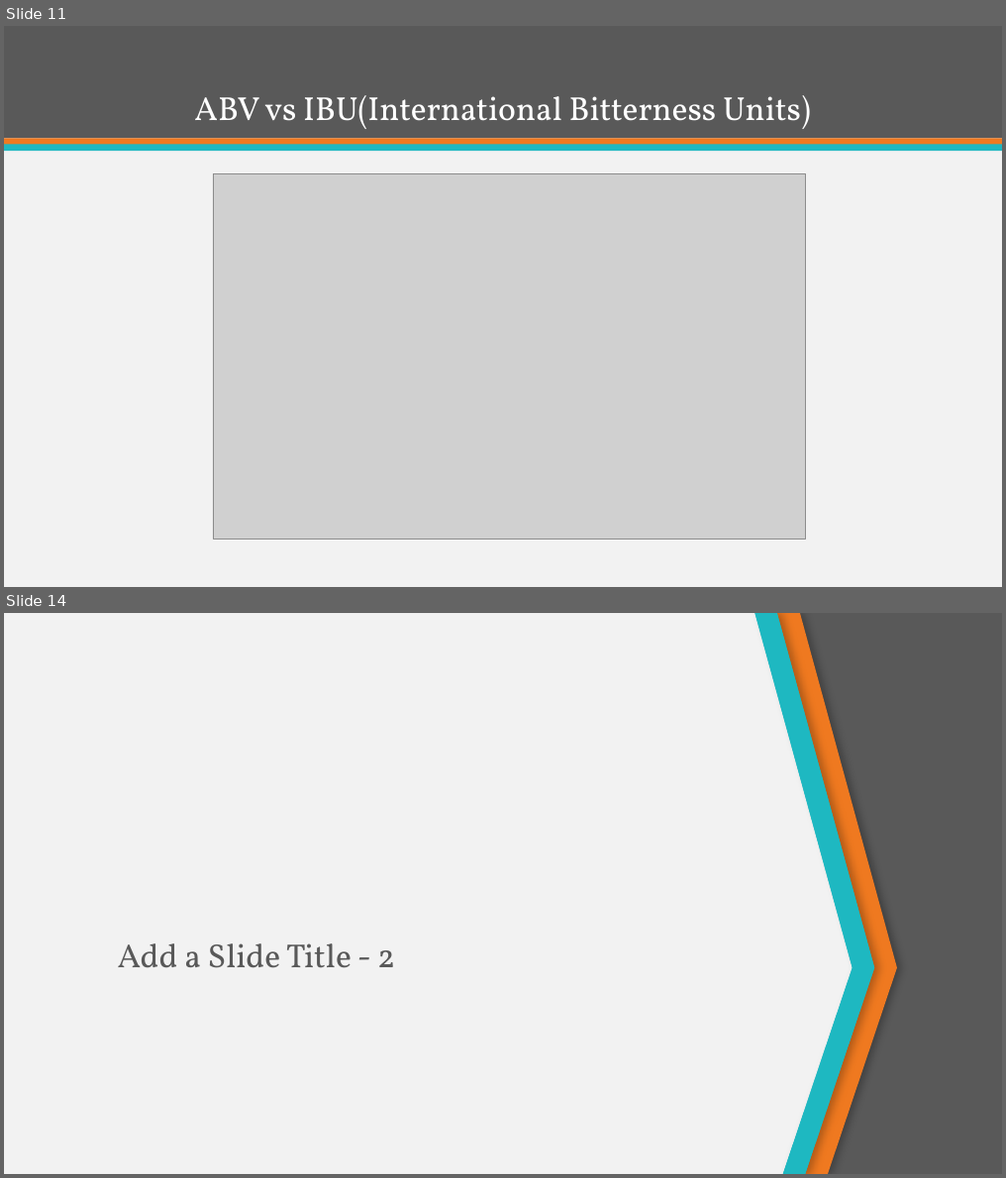
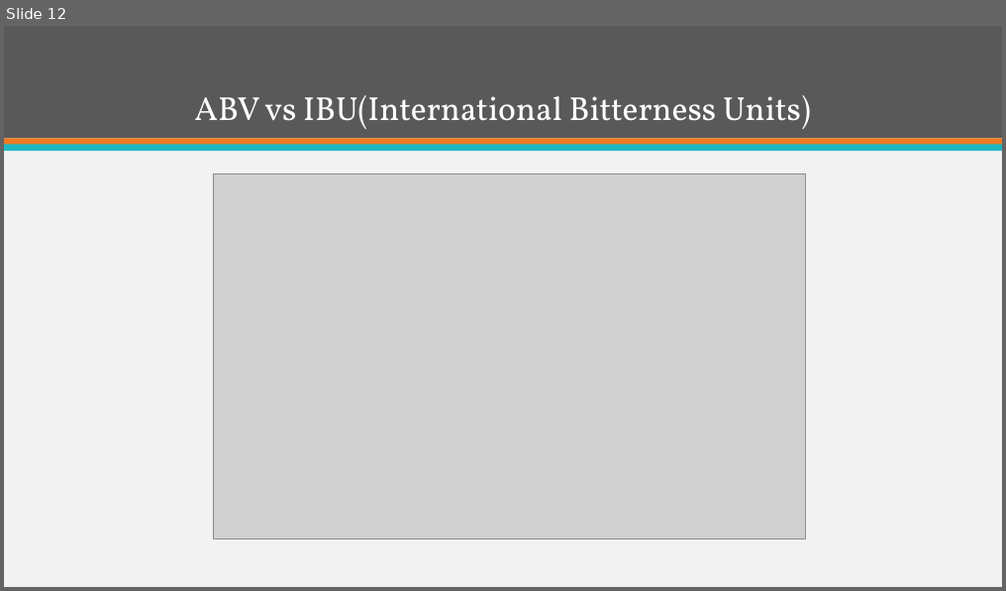
Before and after one commit to ItsGreyedOut/Brewery-Startup, a slide deck: presentation.pptx. Shown one above the other, each under a label of ours: slides 11 and 14 before the commit, slide 12 after it; the slides between them are not shown. The pictures are 1006x1178 and 1006x591 pixels, drawn with LibreOffice and Linux fonts; fonts in the diff are those of the drawing; grey boxes stand for pictures. Boxes give left, top, right and bottom in pixels: in the first picture for what was removed or moved away, otherwise in the second. Text is boxed around its words. In the diff, an @@ line names an element or a change of style, - is before the commit and + after.

```diff
--- a/presentation.pptx
+++ b/presentation.pptx
@@ slide 14 removed at box(4, 613, 1002, 1174), background #F2F2F2 @@
@@ freeform shape removed at box(754, 613, 874, 1174) @@
@@ freeform shape removed at box(754, 613, 874, 1174) @@
@@ freeform shape removed at box(760, 613, 897, 1174) @@
@@ freeform shape removed at box(792, 613, 1002, 1174) @@
@@ title removed at box(118, 944, 395, 968) @@
-Add a Slide Title - 2
@@ what was slide 11 is now slide 12 @@
```
Also in this commit, not shown: 2 slides changed, 4 slides added, 4 other slides removed.
